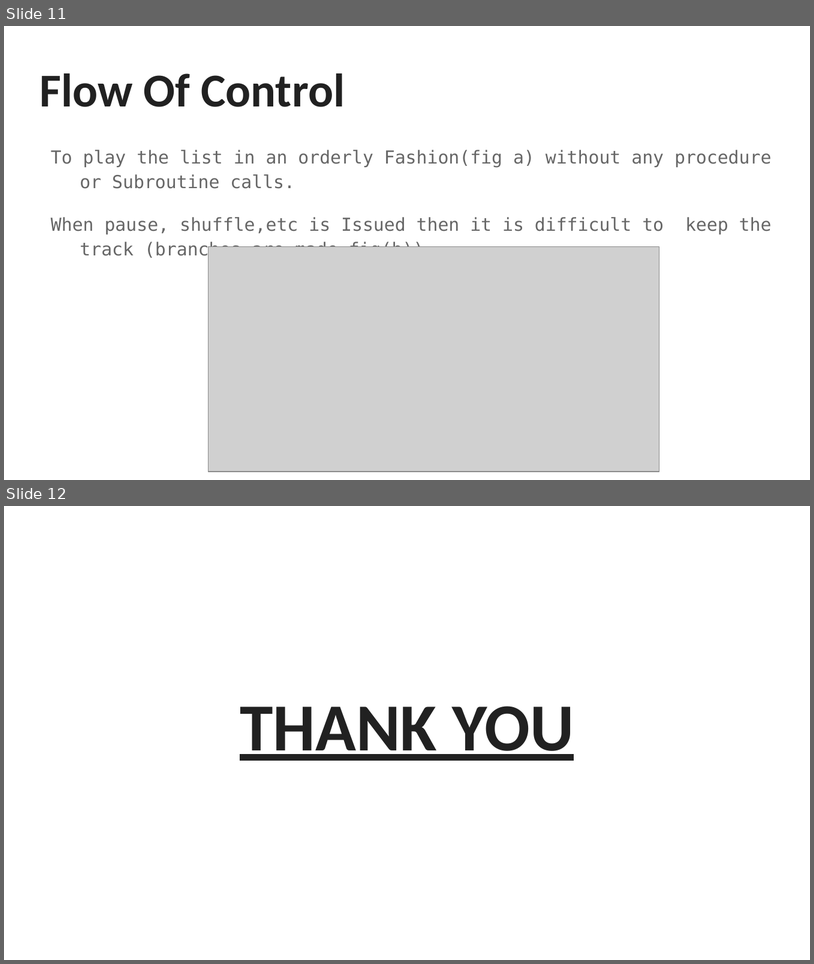
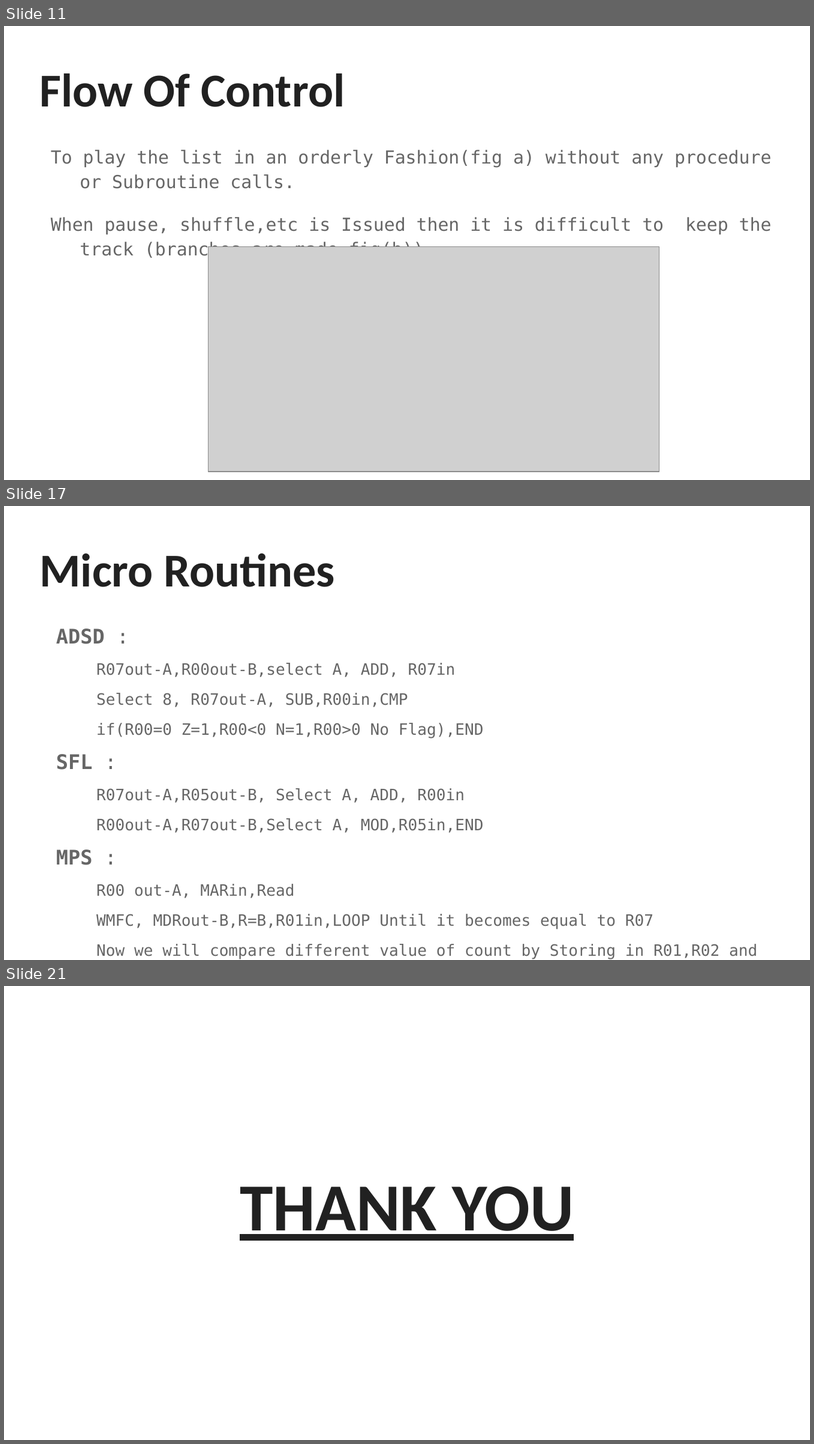
Before and after one commit to yaki29/COA-Project, a slide deck: MP3 Player ISA.pptx. Shown one above the other, each under a label of ours: slides 11 and 12 before the commit, slides 11, 17 and 21 after it; the slides between them are not shown. The pictures are 814x964 and 814x1444 pixels, drawn with LibreOffice and Linux fonts; fonts in the diff are those of the drawing; grey boxes stand for pictures. Boxes give left, top, right and bottom in pixels: in the first picture for what was removed or moved away, otherwise in the second. Text is boxed around its words. In the diff, an @@ line names an element or a change of style, - is before the commit and + after.

```diff
--- a/MP3 Player ISA.pptx
+++ b/MP3 Player ISA.pptx
@@ slide 17 added at (x1=4, y1=506, x2=810, y2=960), background #FFFFFF @@
@@ title added at (x1=39, y1=553, x2=335, y2=587), 42 pt, text #212121, bold @@
+Micro Routines
@@ text added at (x1=56, y1=628, x2=758, y2=958), 14 pt, text #666666 @@
+ADSD :
+  R07out-A,R00out-B,select A, ADD, R07in
+  Select 8, R07out-A, SUB,R00in,CMP
+  if(R00=0 Z=1,R00<0 N=1,R00>0 No Flag),END
+SFL :
+  R07out-A,R05out-B, Select A, ADD, R00in
+  R00out-A,R07out-B,Select A, MOD,R05in,END
+MPS :
+  R00 out-A, MARin,Read
+  WMFC, MDRout-B,R=B,R01in,LOOP Until it becomes equal to R07
+  Now we will compare different value of count by Storing in R01,R02 and using the CMP function and store the maximum among them in R00.
@@ what was slide 12 is now slide 21 @@
```
Also in this commit, not shown: 5 slides changed, 8 other slides added.
